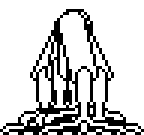
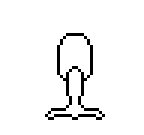
Layered file, before and after one edit (144x135). Changes by layer:
removed layer "New Layer copy#6" over [39, 9, 129, 135]
removed layer "Background copy#2" over [54, 9, 144, 135]
removed layer "New Layer copy#5" over [42, 9, 126, 129]
hid "Background copy#1", painted on it over [33, 9, 117, 129]
hid "New Layer copy#4", painted on it over [18, 9, 102, 129]
hid "Background copy", painted on it over [0, 9, 90, 135]
hid "New Layer copy#3", painted on it over [15, 9, 105, 135]
painted on "Background" over [30, 9, 120, 135]
